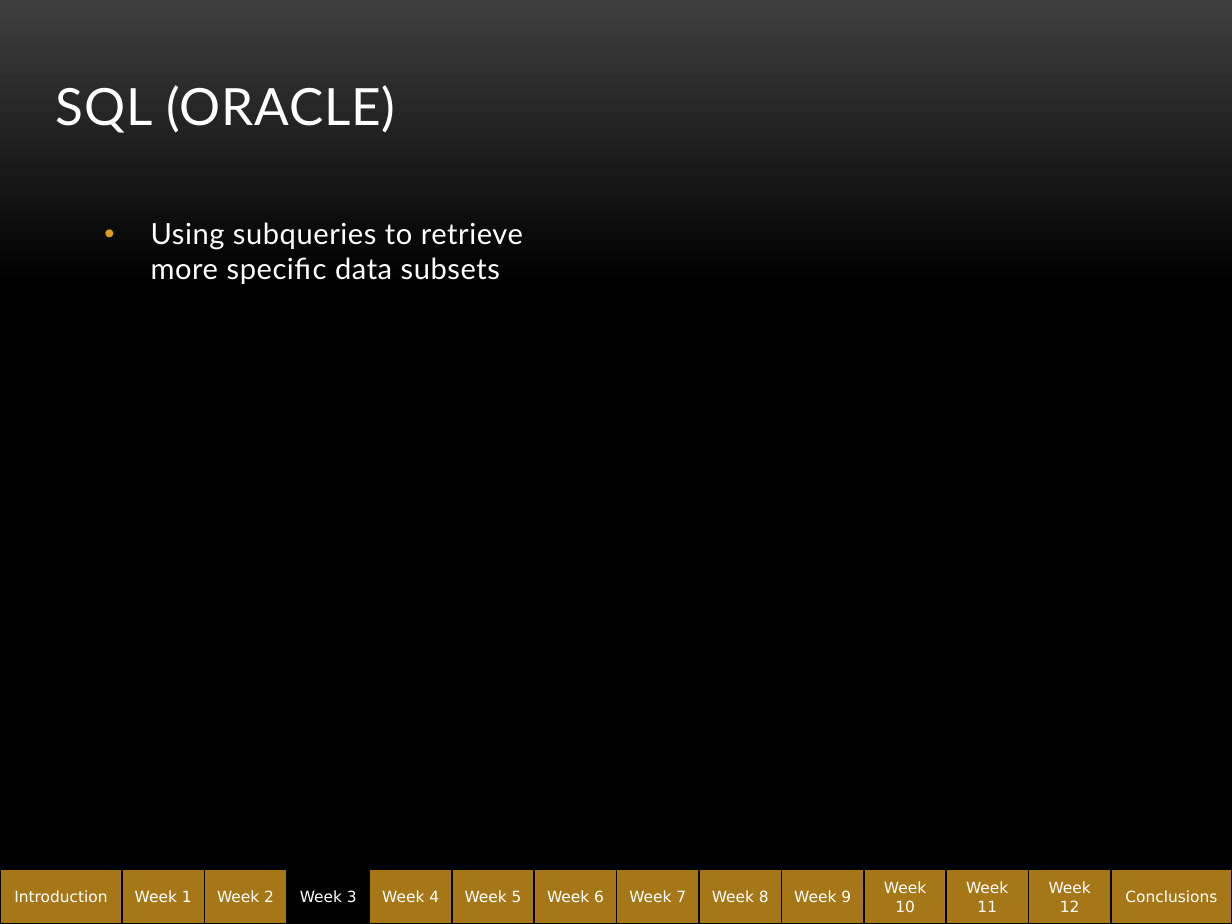
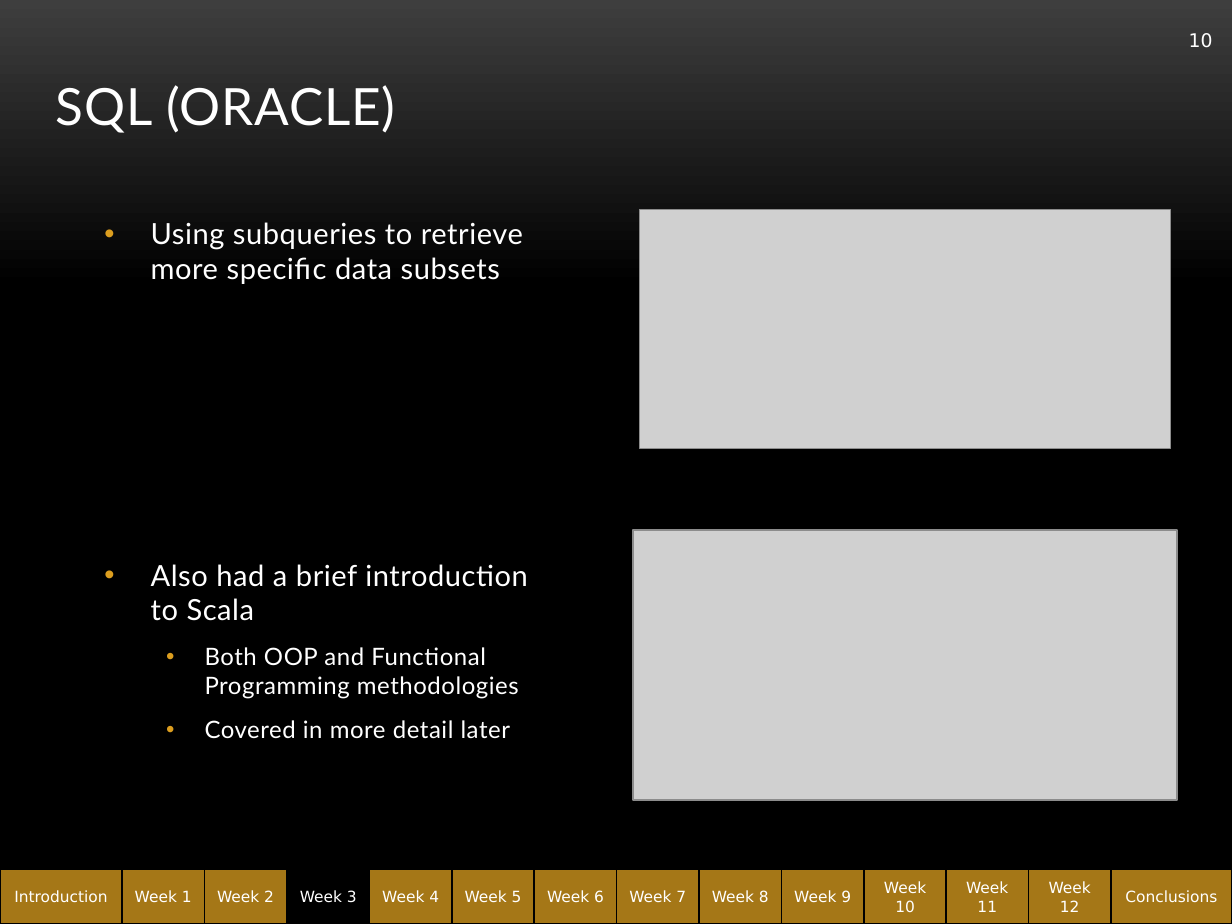
Before and after one commit to abe1ge/teletubbiesQAC, a slide deck: slide 10 of FinalPresentation.pptx (slide 8 before the commit). Drawn at 1232x924 pixels with LibreOffice and Linux fonts; fonts in the diff are those of the drawing; grey boxes stand for pictures; background and template pictures are left out. Boxes give left, top, right and bottom in pixels: in the first picture for what was removed or moved away, otherwise in the second. Text is boxed around its words. In the diff, an @@ line names an element or a change of style, - is before the commit and + after.

```diff
--- a/FinalPresentation.pptx
+++ b/FinalPresentation.pptx
@@ page number added at <box>1189,33,1213,48</box>, 11 pt, text #FFFFFF @@
+10
@@ picture added at <box>639,209,1170,448</box> @@
@@ picture added at <box>633,530,1178,800</box> @@
@@ text at <box>151,564,527,738</box>: paragraphs added @@
+• Also had a brief introduction to Scala
+  • Both OOP and Functional Programming methodologies
+  • Covered in more detail later
```
Also in this commit, not shown: 24 other slides changed, 11 slides added.
